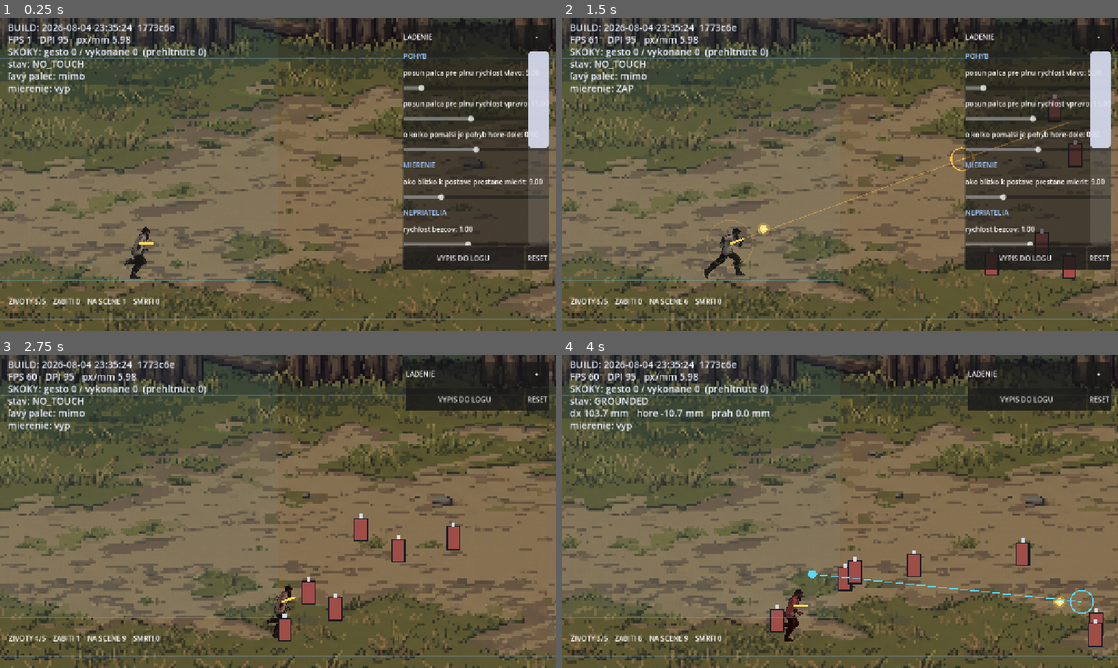
Above: before the commit, frames 1-4 (two rows, left to right).
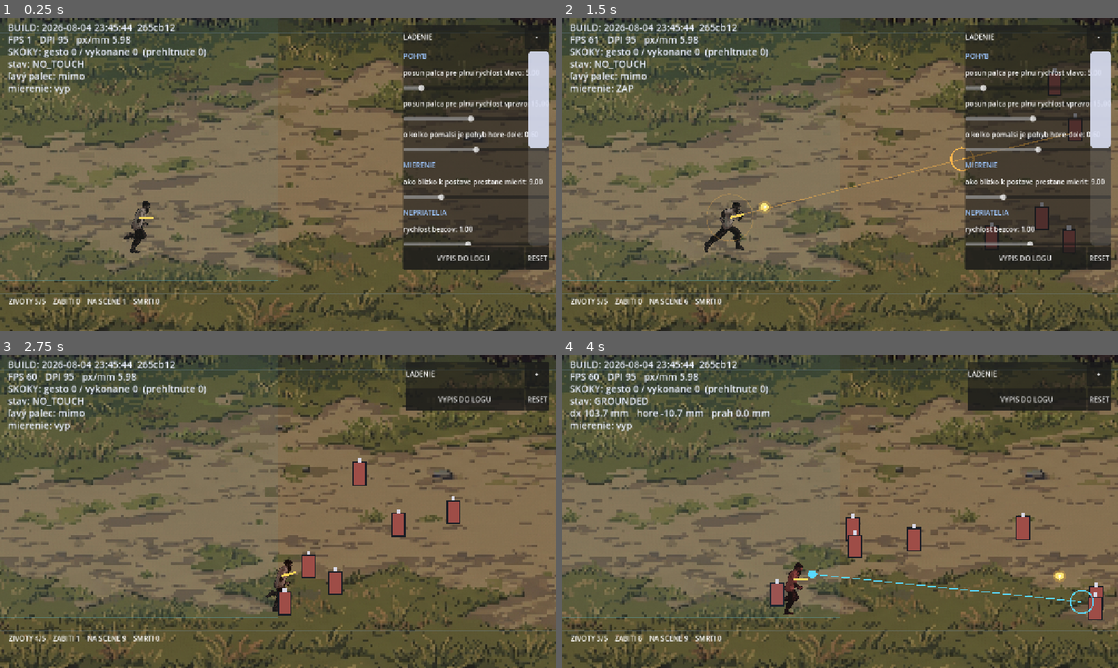
Above: after the commit, the same moments.

Repository: belispav/slavs
Game: Godot game, scene res://scenes/main.tscn
The game is run twice, just before and just after one commit, with the same random seed, the same clock (stepped at 60 frames per second) and the same inputs.
Inputs (mouse positions are in pixels of both pictures, inside the frame that each line leads up to):
- Up to frame 1 (0.25 s): no input
- Up to frame 2 (1.5 s): click "-" at 0.5 s; tap Enter (ui_accept) at 1.25 s; move the mouse to (962, 158) at 1.27 s; hold D from 1.28 s (still down); hold Space from 1.28 s (still down); click (962, 158) at 1.42 s
- Up to frame 3 (2.75 s): tap Enter (ui_accept) at 1.52 s; release D at 2 s; release Space at 2 s; drag from (166, 527) to (261, 605) at 2.02 s
- Up to frame 4 (4 s): move the mouse to (895, 442) at 2.77 s; hold A 2.78-3.5 s; hold L 2.78-3.5 s; drag from (812, 574) to (1084, 602) at 3.52 s

The runs differ from the first frame. In frame 1, 34% of the frame differs, in the area x 0-100%, y 0-100%; in frame 2, 35%; in frame 3, 41%; in frame 4, 41%.

Commit message:
Stop the camera looking 60 units past the river
The river still was not visible after the field was narrowed to make room for
it. The camera carries a 60 unit upward offset, added when the game was a
platformer so the view reached above the jump. Locked and framed deliberately,
that offset comes straight off the bottom of the shot: 86 units of bank and
water became 26.

Zero in free movement. The platformer keeps it.

Diff:
--- a/volya/scripts/build_stamp.gd
+++ b/volya/scripts/build_stamp.gd
@@ -5,4 +5,4 @@
 ##
 ## ZAMERNE tu NIE JE class_name: globalne nazvy tried su v cache, ktoru
 ## headless export neobnovuje, a export by na tom padol.
-const STAMP := "2026-08-04 23:35:24  1773c6e"
+const STAMP := "2026-08-04 23:45:44  265cb12"
--- a/volya/scripts/player.gd
+++ b/volya/scripts/player.gd
@@ -57,7 +57,11 @@
 	_cam = Camera2D.new()
 	_cam.position_smoothing_enabled = true
 	_cam.position_smoothing_speed = 7.0
-	_cam.offset = Vector2(0, -60)
+	# The platformer looked 60 units up, to see what was above the jump. In free
+	# movement the camera is locked and framed deliberately, and that same
+	# offset silently eats the band at the bottom where the river is drawn -
+	# which is exactly the edge the player reads position from.
+	_cam.offset = Vector2.ZERO if Touch.config.free_movement else Vector2(0, -60)
 	add_child(_cam)
 
 	# Contact damage from enemy bodies.
